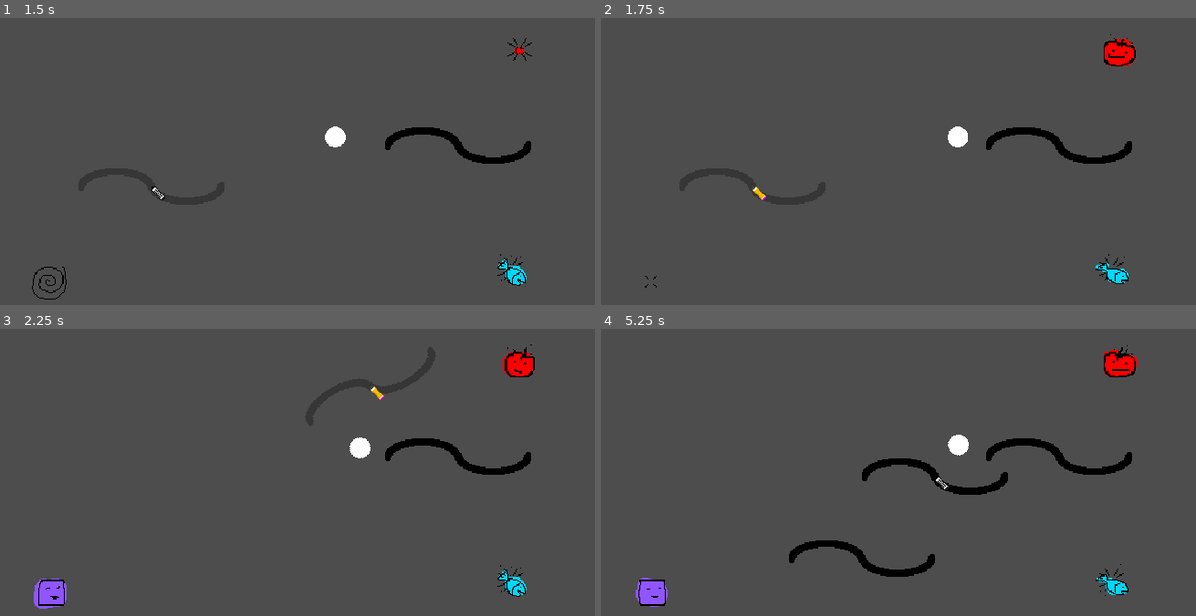
Above: before the commit, frames 1-4 (two rows, left to right).
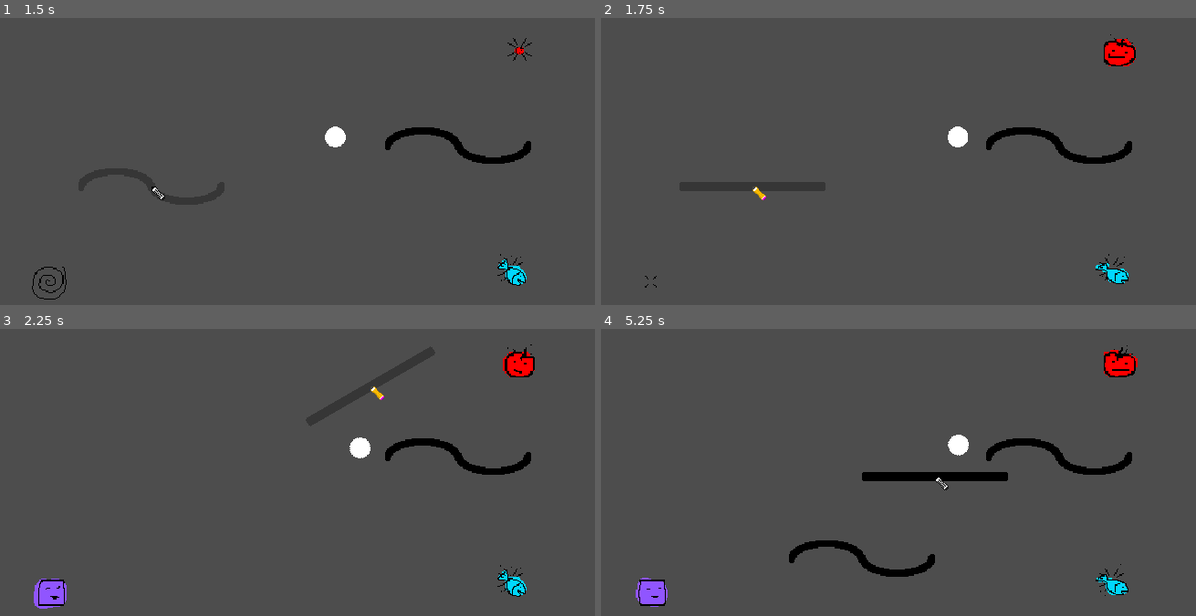
Above: after the commit, the same moments.

Repository: Silver-Ink/GameJamAirConditionner
Game: Godot game, scene res://Game.tscn
Same seed, same stepped clock (60 frames per second), same inputs: the game is played once before the commit and once after it.
Inputs (mouse positions are in pixels of both pictures, inside the frame that each line leads up to):
- Up to frame 1 (1.5 s): tap Enter (ui_accept) at 0.5, 0.77 s; move the mouse to (458, 144) at 0.52 s; hold Right (ui_right) from 0.53 s (still down); right-click (458, 144) at 0.6 s; click (458, 144) at 0.67 s; move the mouse to (148, 187) at 1.27 s; click (148, 187) at 1.35 s
- Up to frame 2 (1.75 s): keep holding Right (ui_right); tap Enter (ui_accept) at 1.52 s; right-click (749, 187) at 1.55 s
- Up to frame 3 (2.25 s): move the mouse to (368, 386) at 2.02 s; release Right (ui_right) at 2.03 s; hold Left (ui_left) from 2.03 s (still down); tap Mouse wheel up (rotate_wall_left) at 2.1 s
- Up to frame 4 (5.25 s): right-click (969, 386) at 2.3 s; move the mouse to (862, 558) at 2.77 s; release Left (ui_left) at 2.78 s; hold Right (ui_right) 2.78-4.28 s; tap Mouse wheel down (rotate_wall_right) at 2.85 s; click (862, 558) at 2.92 s; tap Enter (ui_accept) at 3.02, 3.77, 4.52 s; right-click (862, 558) at 3.05 s; move the mouse to (1118, 538) at 3.52 s; right-click (1118, 538) at 3.6 s; move the mouse to (678, 415) at 4.27 s; hold Left (ui_left) 4.28-5.03 s; right-click (678, 415) at 4.35 s; move the mouse to (934, 475) at 5.02 s; hold Right (ui_right) from 5.03 s (still down); click (934, 475) at 5.1 s

Frame 1 is identical in both runs. In frame 4, 1.2% of the frame differs, in the area x 43-69%, y 45-58%.

Commit message:
feat: Implemented proper wall type switch

Diff:
--- a/wall_placer.gd
+++ b/wall_placer.gd
@@ -12,11 +12,15 @@
 var _cursor : Cursor
 var _preview_wall : Wall
 var _wall_container : Node2D
+var _effects_player: AudioStreamPlayer
 var _level_camera : Camera2D
 
 var _can_place_wall : bool = true
 var _is_place_in_cooldown : bool = false
 
+var is_choice_1 := true
+var wall_type_choice_1 := GE.WallType.STRAIGHT
+var wall_type_choice_2 := GE.WallType.TILDE
 var _current_wall_type := GE.WallType.STRAIGHT
 
 var SC_wall_straight := preload("res://WallStraight.tscn")
@@ -28,24 +32,18 @@
 
 var SC_cursor := preload("res://Cursor.tscn")
 
-var effects_player: AudioStreamPlayer
-
 func _ready() -> void:
-	effects_player = get_node("EffectsPlayer")
-
 	# Hide real cursor
 	Input.set_mouse_mode(Input.MOUSE_MODE_HIDDEN)
 
 	_cursor = SC_cursor.instantiate()
 	add_child(_cursor)
 
-	_change_wall_type(GE.WallType.STRAIGHT)
-	#_preview_wall = SC_wall_straight.instantiate()
-	#add_child(_preview_wall)
-	#_preview_wall.set_to_preview_mode()
-	#_preview_wall.wall_placeable_status.connect(_handle_wall_placeable)
+	_wall_container = get_node("WallContainer")
+	_effects_player = get_node("EffectsPlayer")
 
-	_wall_container = get_node("WallContainer")
+	# Generating wall preview
+	_change_wall_type(wall_type_choice_1)
 
 	_level_camera = get_node("../Camera2D")
 	assert(_level_camera, "Error: level camera not found")
@@ -74,7 +72,7 @@
 
 	# Handling input: wall type switch
 	if (Input.is_action_just_pressed("switch_wall_type")):
-		_change_wall_type(GE.WallType.TILDE)
+		_switch_wall_type()
 
 func _place_wall():
 	if ((not _can_place_wall) or _is_place_in_cooldown):
@@ -87,8 +85,8 @@
 	new_wall.get_node("RigidBody2D/Area2D/PreviewCollision").set_deferred("disabled", true)
 	_wall_container.add_child(new_wall)
 
-	effects_player.stream = load("res://assets/sounds/walls/%s.mp3" % soundbank[randi() % soundbank.size()])
-	effects_player.play()
+	_effects_player.stream = load("res://assets/sounds/walls/%s.mp3" % soundbank[randi() % soundbank.size()])
+	_effects_player.play()
 
 	new_wall.get_tree().create_timer(_wall_life_time).timeout.connect(new_wall.initiate_wall_destroy)
 
@@ -153,3 +151,10 @@
 	add_child(_preview_wall)
 	_preview_wall.set_to_preview_mode()
 	_preview_wall.wall_placeable_status.connect(_handle_wall_placeable)
+
+func _switch_wall_type():
+	if (is_choice_1):
+		_change_wall_type(wall_type_choice_2)
+	else:
+		_change_wall_type(wall_type_choice_1)
+	is_choice_1 = not is_choice_1
